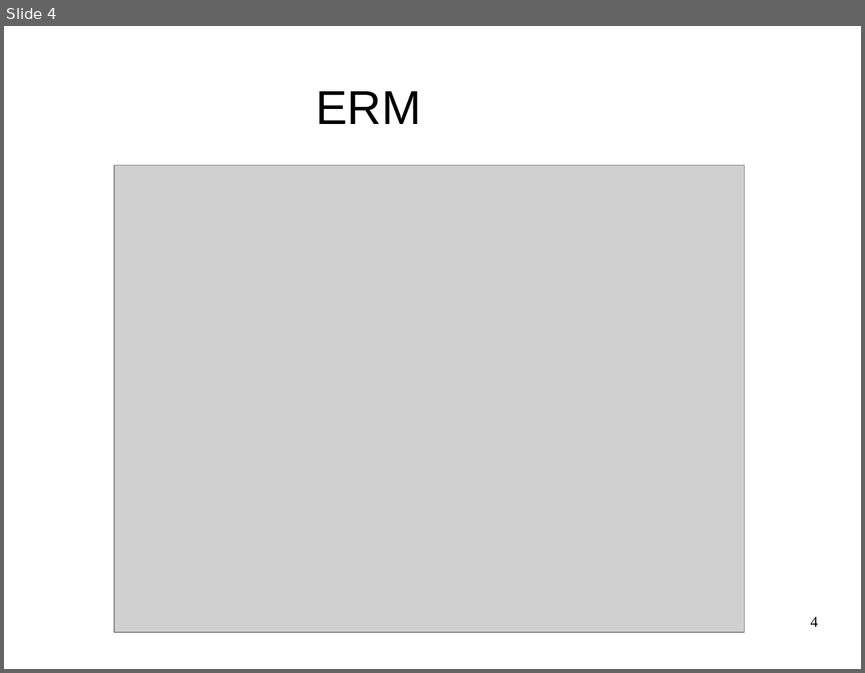
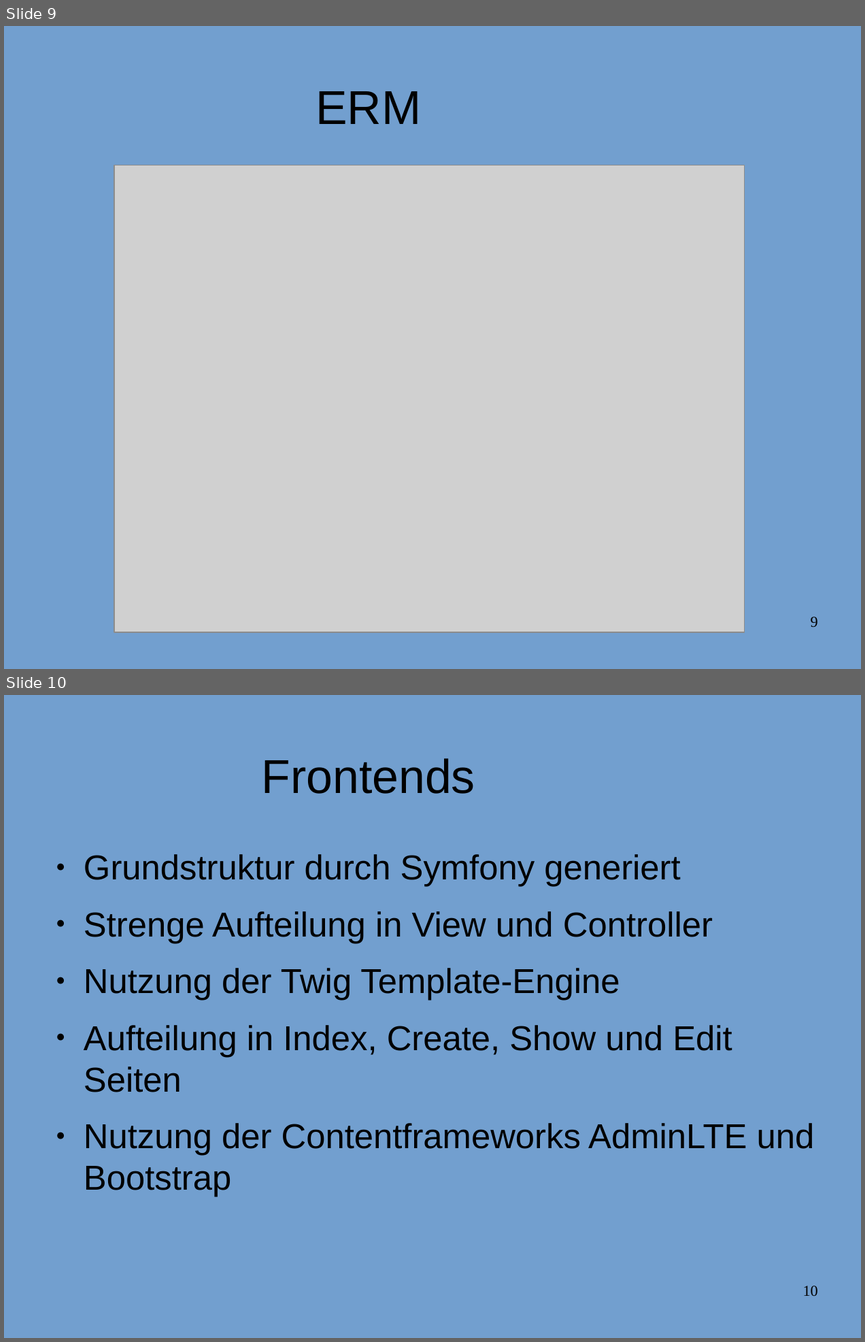
Before and after one commit to JackWolfskind/Tannte-Emma, a slide deck: doc/Präsentation/Präsentation.odp. Shown one above the other, each under a label of ours: slide 4 before the commit, slides 9 and 10 after it. The pictures are 865x673 and 865x1342 pixels, drawn with LibreOffice and Linux fonts; fonts in the diff are those of the drawing; grey boxes stand for pictures; background and template pictures are left out. Boxes give left, top, right and bottom in pixels: in the first picture for what was removed or moved away, otherwise in the second. Text is boxed around its words. In the diff, an @@ line names an element or a change of style, - is before the commit and + after.

```diff
--- a/doc/Präsentation/Präsentation.odp
+++ b/doc/Präsentation/Präsentation.odp
@@ slide 10 added at [4,695,861,1338], background #729FCF @@
@@ title added at [262,758,475,794], 44 pt, text #000000 @@
+Frontends
@@ text added at [84,854,815,1197], 32 pt, text #000000 @@
+● Grundstruktur durch Symfony generiert
+● Strenge Aufteilung in View und Controller
+● Nutzung der Twig Template-Engine
+● Aufteilung in Index, Create, Show und Edit Seiten
+● Nutzung der Contentframeworks AdminLTE und Bootstrap
@@ page number added at [803,1285,818,1295], 14 pt, text #000000 @@
+10
@@ what was slide 4 is now slide 9 @@
@@ slide 9 changed as well @@
@@ background #FFFFFF to #729FCF @@
@@ page number at [810,616,818,626]: text changed @@
-4
+9
```
Also in this commit, not shown: 3 other slides changed, 7 other slides added, 5 other files.
